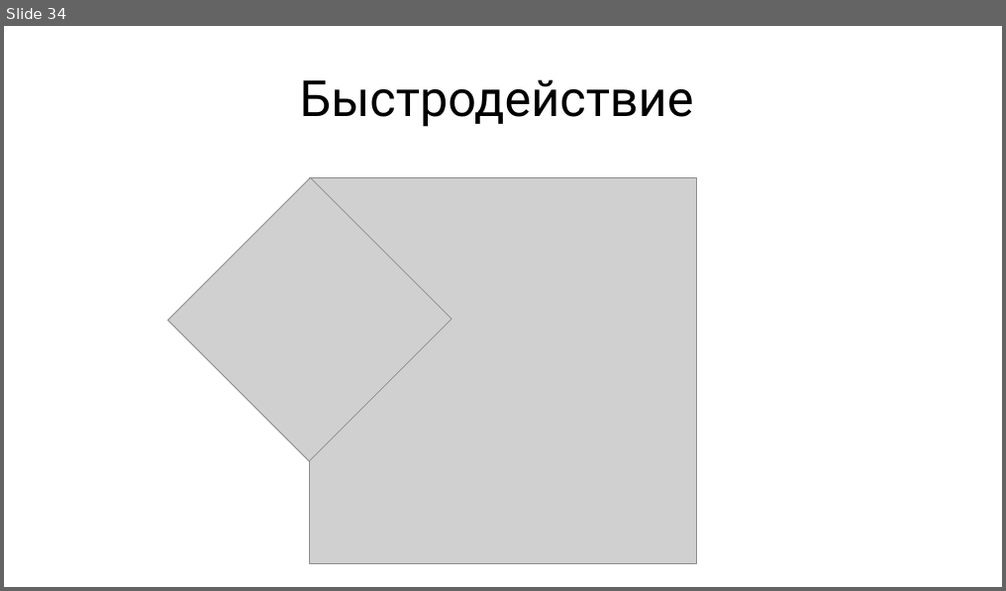
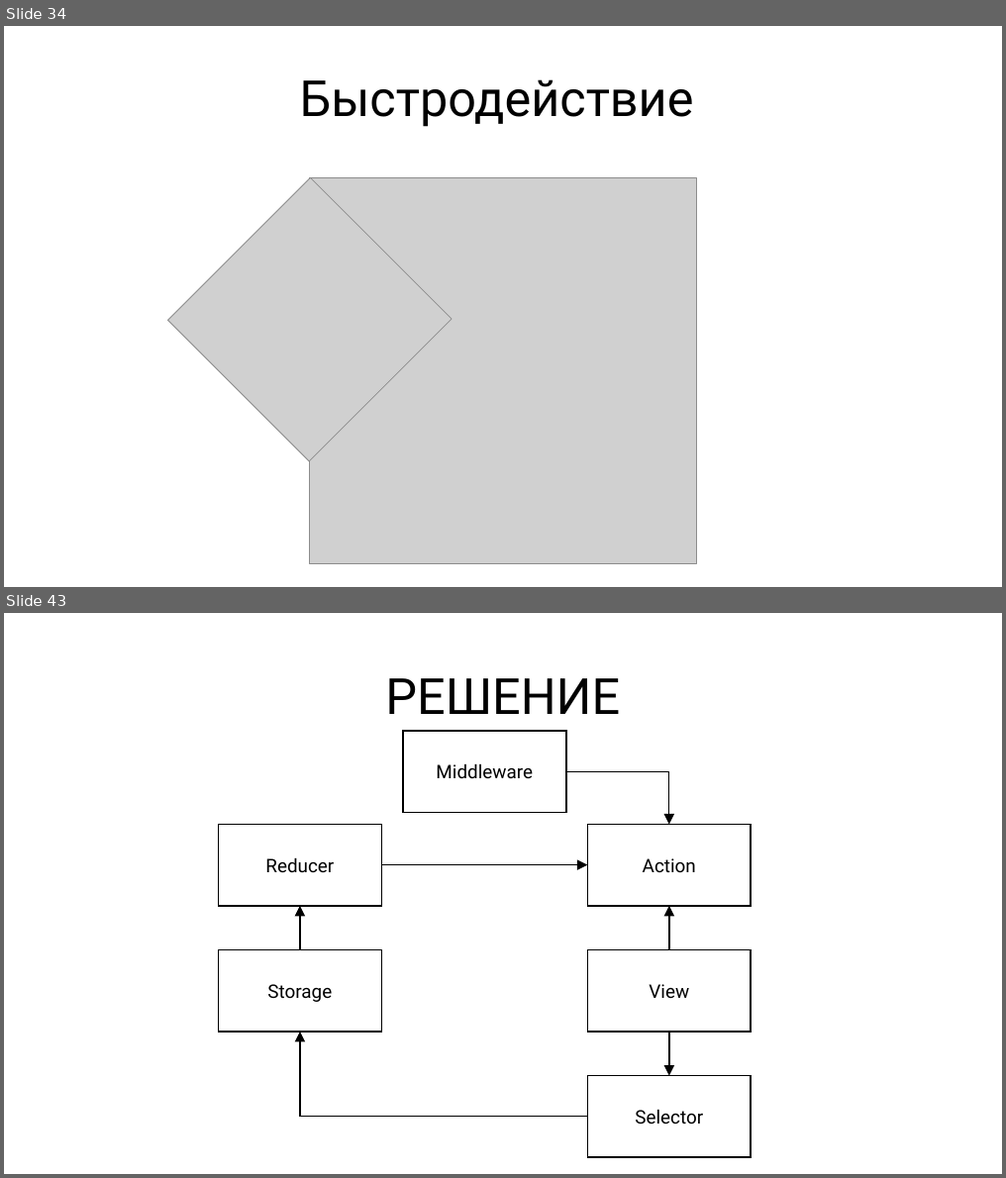
Before and after one commit to rkhaimov/brain-gym, a slide deck: Презентация.pptx. Shown one above the other, each under a label of ours: slide 34 before the commit, slides 34 and 43 after it; the slides between them are not shown. The pictures are 1006x591 and 1006x1178 pixels, drawn with LibreOffice and Linux fonts; fonts in the diff are those of the drawing; grey boxes stand for pictures. Boxes give left, top, right and bottom in pixels: in the first picture for what was removed or moved away, otherwise in the second. Text is boxed around its words. In the diff, an @@ line names an element or a change of style, - is before the commit and + after.

```diff
--- a/Презентация.pptx
+++ b/Презентация.pptx
@@ slide 43 added at [4,613,1002,1174], background #FFFFFF @@
@@ text added at [385,678,620,714], 48 pt, text #000000 @@
+РЕШЕНИЕ
@@ rectangle added at [403,731,566,813], fill #FFFFFF, outline #000000 1.5 pt, 18 pt, text #000000 @@
+Middleware
@@ elbow arrow added from (566, 771) to (669, 824), #000000 1.25 pt @@
@@ rectangle added at [218,824,381,906], fill #FFFFFF, outline #000000 1.5 pt, 18 pt, text #000000 @@
+Reducer
@@ rectangle added at [588,824,751,906], fill #FFFFFF, outline #000000 1.5 pt, 18 pt, text #000000 @@
+Action
@@ arrow added from (381, 865) to (588, 865), #000000 1.25 pt @@
@@ arrow added from (300, 950) to (300, 906), #000000 1.25 pt @@
@@ arrow added from (669, 950) to (669, 906), #000000 1.25 pt @@
@@ rectangle added at [218,950,381,1032], fill #FFFFFF, outline #000000 1.5 pt, 18 pt, text #000000 @@
+Storage
@@ rectangle added at [588,950,751,1032], fill #FFFFFF, outline #000000 1.5 pt, 18 pt, text #000000 @@
+View
@@ elbow arrow added from (588, 1117) to (300, 1032), #000000 1.25 pt @@
@@ arrow added from (669, 1032) to (669, 1076), #000000 1.25 pt @@
@@ rectangle added at [588,1076,751,1158], fill #FFFFFF, outline #000000 1.5 pt, 18 pt, text #000000 @@
+Selector
```
Also in this commit, not shown: 8 other slides added.
